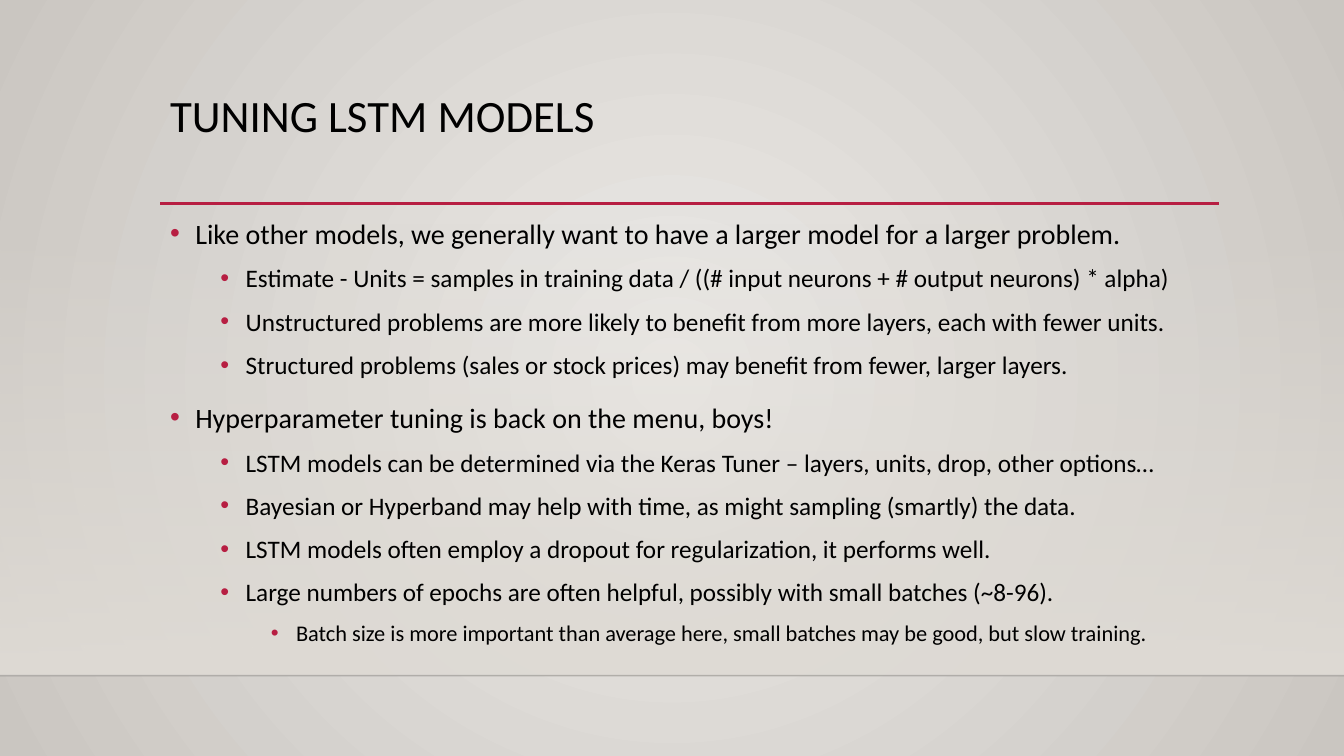
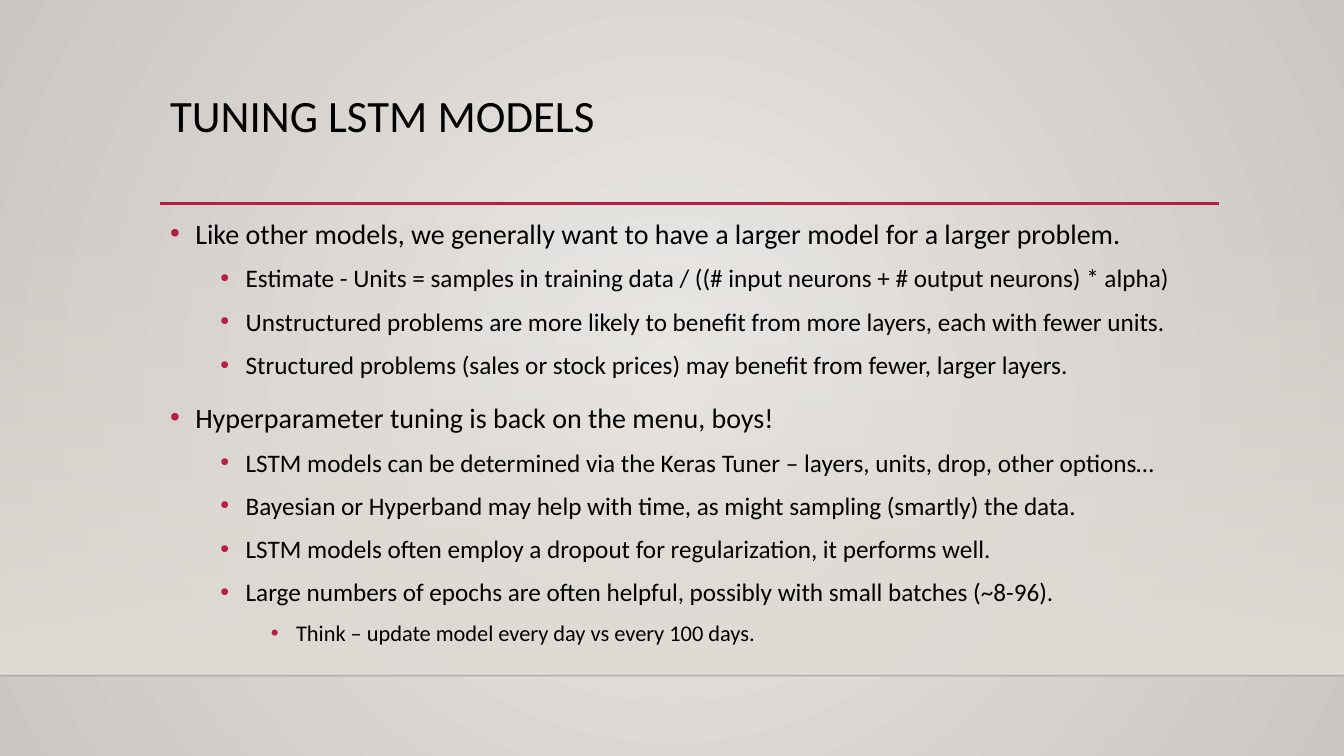
Before and after one commit to calvint13/Intro_to_Machine_Learning_Student_Workbooks, a slide deck: slide 25 of reference_content/Slides/rnn_lstm.pptx. Drawn at 1344x756 pixels with LibreOffice and Linux fonts; fonts in the diff are those of the drawing; background and template pictures are left out. Boxes give left, top, right and bottom in pixels: in the first picture for what was removed or moved away, otherwise in the second. Text is boxed around its words. In the diff, an @@ line names an element or a change of style, - is before the commit and + after.

```diff
--- a/reference_content/Slides/rnn_lstm.pptx
+++ b/reference_content/Slides/rnn_lstm.pptx
@@ text at box(296, 625, 754, 645): text changed @@
-    • Batch size is more important than average here, small batches may be good, but slow training.
+    • Think – update model every day vs every 100 days.
```
Also in this commit, not shown: 2 other files.
